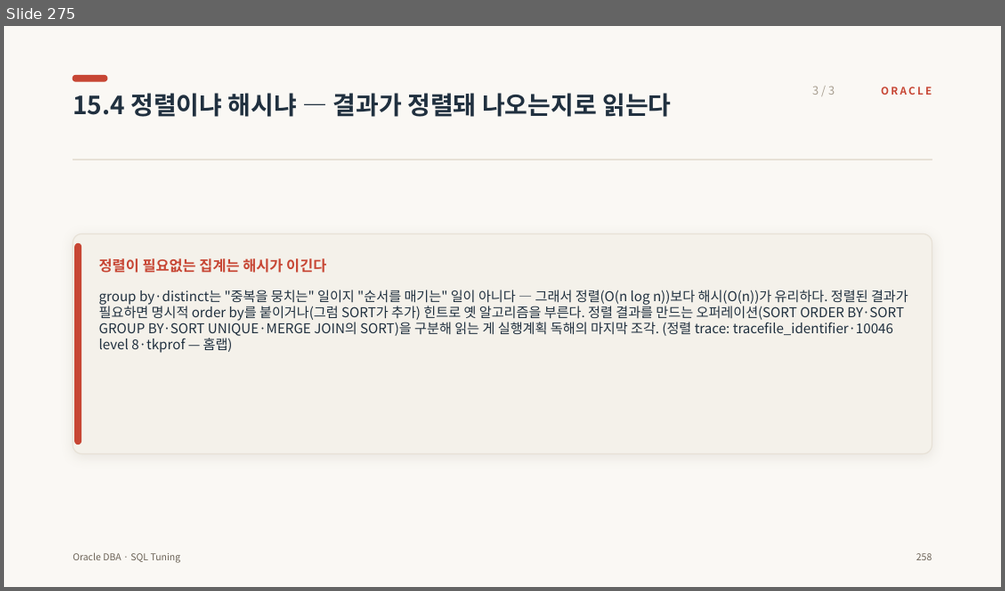
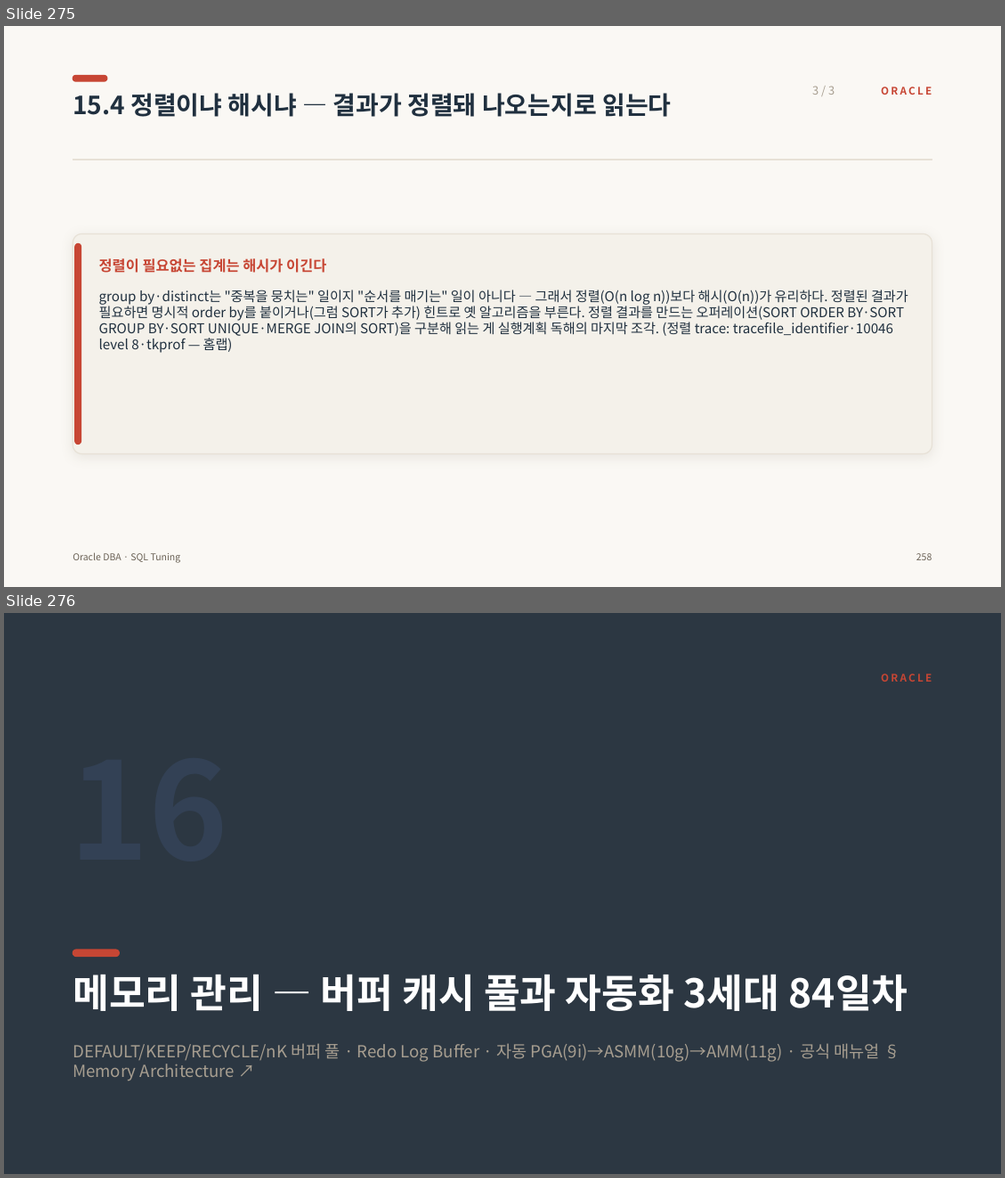
Before and after one commit to jokwangwon/ora-ppt-gen, a slide deck: files/sql_tuning.pptx. Shown one above the other, each under a label of ours: slide 275 before the commit, slides 275 and 276 after it. The pictures are 1005x591 and 1005x1178 pixels, drawn with LibreOffice and Linux fonts; fonts in the diff are those of the drawing. Boxes give left, top, right and bottom in pixels: in the first picture for what was removed or moved away, otherwise in the second. Text is boxed around its words. In the diff, an @@ line names an element or a change of style, - is before the commit and + after.

```diff
--- a/files/sql_tuning.pptx
+++ b/files/sql_tuning.pptx
@@ slide 276 added at <box>4,613,1001,1174</box>, background #2C3742 @@
@@ text added at <box>881,674,931,682</box>, 10 pt, text #C74634, bold @@
+ORACLE
@@ rounded rectangle added at <box>73,949,119,957</box>, fill #C74634, outline #C74634 1 pt @@
@@ text added at <box>73,973,908,1011</box>, 38 pt, text #FFFFFF, bold @@
+메모리 관리 — 버퍼 캐시 풀과 자동화 3세대 84일차
@@ text added at <box>73,1043,879,1080</box>, 16 pt, text #A79E90 @@
+DEFAULT/KEEP/RECYCLE/nK 버퍼 풀 · Redo Log Buffer · 자동 PGA(9i)→ASMM(10g)→AMM(11g) · 공식 매뉴얼 § Memory Architecture ↗
```
Also in this commit, not shown: 2 slides changed, 7 other slides added, 11 other files.
